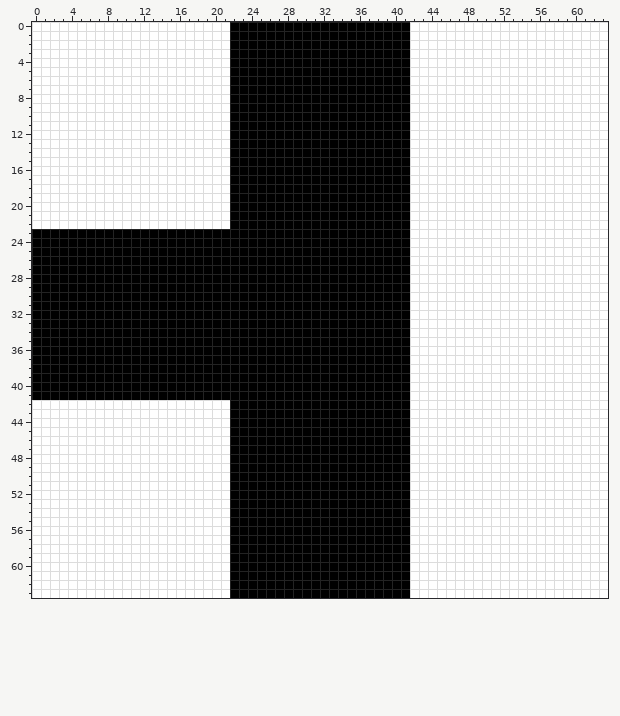
A pixel-art sprite gets an edit: static/images/top_none_bottom_left.png. That is the earlier state.
The file is 64x64 pixels. Colours within 5 levels of each other are drawn and written as one.
The result:
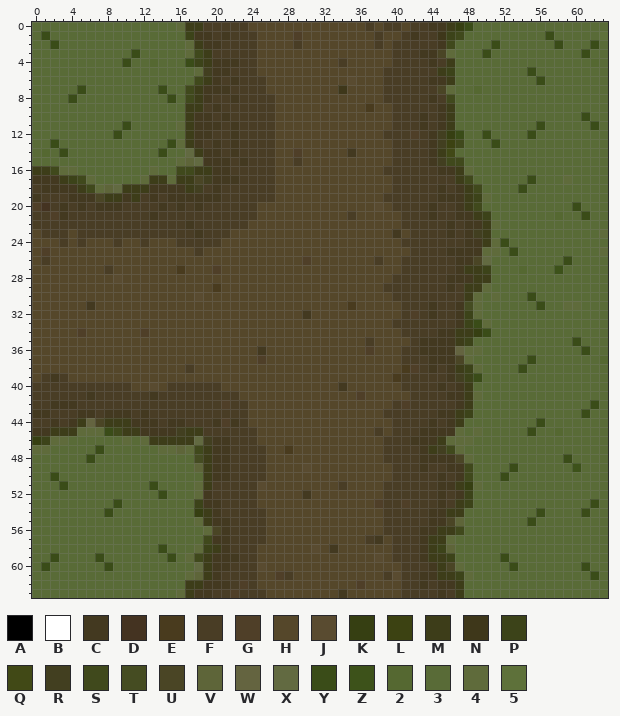
Palette (. is transparent): A #000000  B #ffffff  C #433920  D #443321  E #493b1e  F #493d25  G #4f3f28  H #55472a  J #594b30  K #363f12  L #3c4212  M #3d3d19  N #3e371a  P #3c4319  Q #414916  R #423f20  S #40491c  T #454c22  U #4a4525  V #5e6539  W #646440  X #626a41  Y #3a4c18  Z #3d521a  2 #556831  3 #596b37  4 #5f6b3b  5 #5e713a
Difference:
Changed rows in their new state; - is an unchanged pixel.
first column x 0:
 0 33333333333333334MMFFFFFHHHHHHHHHHHHHFHFFHFFCCMKY333333333333333
 1 3Y333333333333333PCCFCFFFHHHHGHHHHHHHHFHHFCFFNPS333333333Y333335
 2 33Y333333333333334MCCFFFFHHHHFHHHHHHHHFHFFFFFCS3333Y333333Y333Y3
 3 33333333333Y333334SMFFFFFHHHHHHHHHHHHHHHFFFCCU4333Y3333333333Y33
 4 3333333333Y332333YPMCCCFFHHHHHHHHHFHHHHHFFFFCFM33333333333333323
 5 3333333333333333334RCCFFFHHHHHHHHHHHHHHFFFFFFMP33333333Y33333333
 6 333333333333333333SMCFCFFFHHHHHHHHHJHHHFFFFFCCM333333333Y3333333
 7 33333Y33333333Y33SMCCCFFFFHHHHHHHHNHHHHFFFFFFU433233333333333333
 8 3333Y3333333333Y3SMCFFCFFFFHHHHHHHHHHHHFFFFFCFS33333333333333333
 9 33333333333333333MMFCFFFFFFHHHHHHHHHHEHHFFFFFCM33333333333333333
10 33333333333333333MCCFCFFFFFHHHHHHHHHHHHHFFFCFCM33333333333333Y33
11 3333333333Y333334MCCCFCFFFFHHHHHHHHHHHHHFFFCFCM333333333Y33333Y3
12 333333333Y3333333MCCFFCFFFFHHHHHHHHHHHHFFFGFCRKY33Y3333Y33333333
13 33Y333333333333Y4MCFCFCFFFFHHHHHHHHHHHHHFFFFCRLS333Y333333333333
14 323Y3333333333Y33XMCCFCFFFFHHGHHHHHCHHHHFFFFCMQ33333333333333333
15 33333333333333334VXCCCFCFFFHHFHHHHHHHHHHFFFFCRSS3333333333333333
16 MMS4433333333433SSMMCCFFFFFHHHHHHHHHHHHFFFFFFCCM4333333333333333
17 CCCMPS4333334MM4MMURCCCFFFFHHHHHHHHHHHHHFFFFFFFMS333333Y33343333
18 FCCCCMS4VXMMMCCCCMRFCFFFFFFHHHHHHHHHHHHHFFFFFCFCMS3333Y333333333
19 CFFFCCCUMMCMFCFCCCCCCFFFFFFHHHHHHHHHHHHFFFFFFCCCMP43333333333333
20 GDFCFCFCCCFFFFCFCFCFFFFFFHHHHHHHHHHHHHJHFFFFCFFCMS3333333333Y333
21 FFGCFFFFFFFFFCFFFFFFFFFFFHHHHHHHHHHFHHHHHFFFCFFCCMP3333333233Y33
22 FFFFFFFFFFFFFFFFFCFFFFFFHHHHHHHHHHHHHHHHHFFFFFCFCCM4333333333333
23 HFFFHFFFFFFFFFFFFFCFFFHHHHHHHHHHHHHHHHHHCHFFFFCFCRM3333333333334
24 HHHFHFHHHFHHFHHHFFFFFHHHHHHHHHHHHHHHHHHHHFFFFFFFCCM4Y33333333333
25 HGHHHHHHHHHHHHHHHHFHHHHHHHHHHHHHHHHHHHHHHHFFFFCCCC443Y3333333334
26 HFHHHHHHHHHHHHHHHHHHHHHHHHHHHHGHHHHHHHFHHFFFFFFCCUX33333333Y3333
27 HHHHHHHHFHHHHHHHEHHHGHHHHHHHHHHHHHHHHHHHHFFFFFFCMMP3332333Z33333
28 HHHHHHHHHJHHHHHHHHHHHHHHHHHHHHHHHHHHHHHHFFFFFFCCCMM3333333333333
29 HHHHHHHHHHHHHHHHHHHHEHHHHHHHHHHHHHHHHHHFFFFFFFCFMM43333333333333
30 HHHHHHHHHHHHHHHHHHJHHHHHHHHHHHHHHHHHHHHHFFFFFFFFM434333Y33333333
31 HHHHHHCHHHHHHHHHHHHHHHHHHHHHHHHHHHHEHHHHHFFFCFFCT4333333Y3344333
32 HHHHHHHHHHHHHHHHHHHHHHHHHHHHHHCHHHHHHHHHHFGFCFFCP433333333333333
33 HHHHHHHHHHHHHHHHHHHHHHHHHHHHHHHHHHHHHHHHFFFFFFFCPY43333333333333
34 HHHHHGHHHHHHGHHHHHHHHHHHHHHHHHHHHHHHHHHHHFFFFCCMMKY3333333333333
35 HHHHHHHHHHHHHHHHHHHHHHHHHHHHHHHHHHHHHFHHHHFCCCCMP33333333333Y333
36 HHHHHHHHHHHHHHHHHHHHHHHHHCHHHHHHHHHHHGHHHFFCCCCW4433333333333Y33
37 HHHHHHHHHHHHHHHHHHHHHHHHHGHHHHHHHHHHHHHHHFFFCCCU4333333Y33333332
38 HHHHHHHHHHHHHHHHHFHHHHHHHHHHHHHHHHHHHHHHHEGFCFCMP43333Y333333333
39 HFCFHHHHHHHHHHHHHHHHHHHHHHHHHHHHHHHHHHHHEFFFFFCRPY33333333333333
40 FFFFFFFFFFFHHJHFFFFFFHHHHHHHHHHHHHCHHHHHHFFFFCFCM333333333333333
41 FFFFFFCFFFFFFCFFFFFFFFFHHHHHHHHHHHHHGHHHHHFFFFCCM433333333333333
42 FFCCCFFFFFFFFFFFFFFFFGFFHHHHHHHHHHHHHHHHFGFFFFFCM3333333333333Y3
43 CCFFFCCFCCCFCFFFFFFFFFFFHHHHHHHHHHHHHHHFFFFFFCCMP333333333333Y33
44 FFCFCMWUMMMCCCFCCFFFCGCFHHHHHHHHHHHHHHHHFFFFCFCM33333333Y3333333
45 CCMMM444YSMMCCCCRMMFFFFFFHHHHHHHHHHHHHFHFFFCCCC43433333Y33233333
46 KP44333333434MMMMMXRCCFFFHHHHHHHHHHHHHHFFFCCCM444333333333333333
47 4433333Y33333344V4SMCCFFFFHHEHHHHHHHHHHFFFFCMRS43333333333333333
48 333333Y33333333333TMCCFFFFHHHHHHHHHHHHHFFFFCCCCU43333333333Y3333
49 333333333333333333VMCCFFFFHHHHJHHHHHHHHHFFFCFFCCS3333Y333333Z333
50 33Y3333333333333333MCCFFFFHHHHHHHHHHHHHHFFFFFCFCS333Y33333333333
51 333Y333333333Y33334MFFFFFJHHHHHHHHFHHHHFFFFFFCCMK433333333333333
52 33333333333333Y3334CFFFFFHHHHHCHHHHHHHHFFFFFFCFCP333333333333333
53 333333333Y33333333PCCFFFFHHHHHHHHHHHHHGFFGFFFCFMP3333333333333Y3
54 33333333Y333333333KMCFFFFFHHHHHHHHHHHHHFFFFFCCMM33333333Y3333Y33
55 3333333333333333334MCCFFFFHHHHHHHHHHHHHFFFFFCCUV3333333Y33333333
56 33333333333333333334UCFFFFHHHHHHHHHHHHHFFFFCCMMS3333333333333333
57 3333333333333333333SCCFFFFHHHHHHHHHHHFCHFFFCMM433333333333333333
58 33333333333333Y3334PMCFFFHHHHHHJHCHHHHHHFFFCMPV33333333333333333
59 33Y3333Y3333333Y34SMCCCFFHHHHHHHHHHHHHJHFFFCMMP33333Y33333333333
60 3Y333333Y333333333XMCCFFFJHHHHHHHHHHHHHHHFFFCMU433333Y3333333Y33
61 333333333333333334VMCFFFFHHGFHHHHHHHHHHFJFFCCMMP43333333333333Y3
62 33333333333333333MMCCCFGFHHHHHHHHHHHGHHHHFFCFCCM3333333333333333
63 33333333333333334MCCFFGFFFHHHHHHHHCHHHHHHFFFFCFM3333333333333333
Changed places in both pictures, as pixel boxes (x1, y1, x2, y2):
changed: (32, 22, 608, 598)
